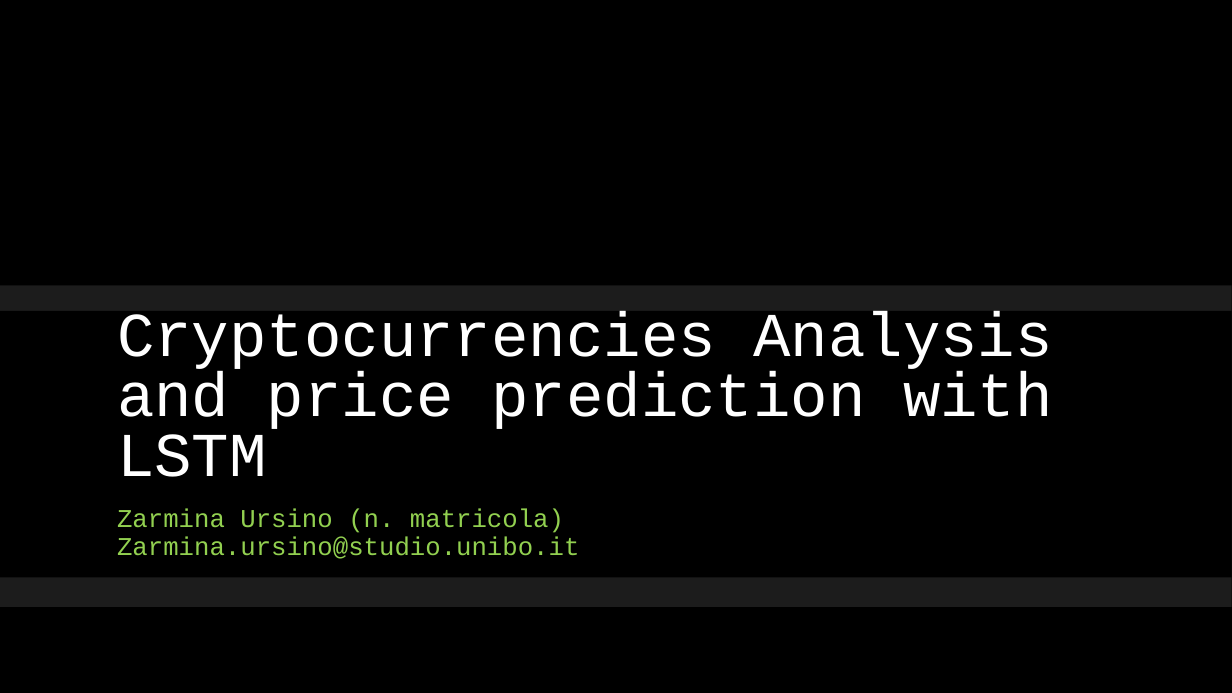
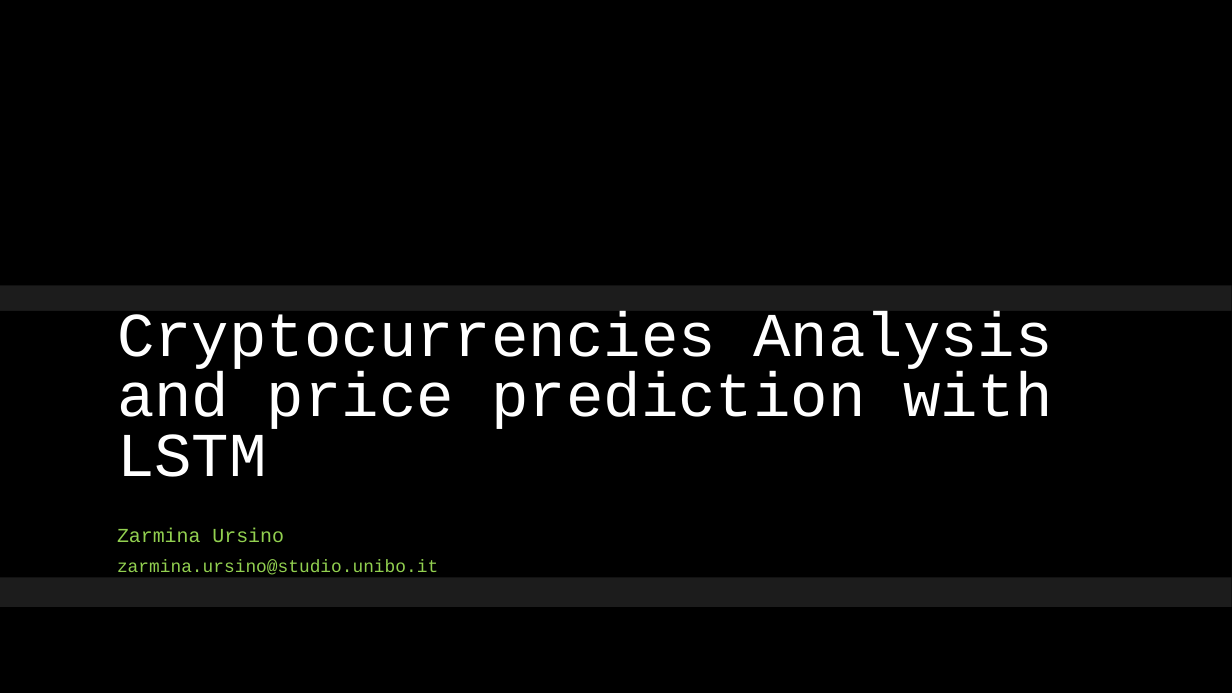
Before and after one commit to Zarmina97/Top-3-Crypto-Volatility-prediction-LSTM-GARCH, a slide deck: slide 1 of presentazione.pptx. Drawn at 1232x693 pixels with LibreOffice and Linux fonts; fonts in the diff are those of the drawing; background and template pictures are left out. Boxes give left, top, right and bottom in pixels: in the first picture for what was removed or moved away, otherwise in the second. Text is boxed around its words. In the diff, an @@ line names an element or a change of style, - is before the commit and + after.

```diff
--- a/presentazione.pptx
+++ b/presentazione.pptx
@@ subtitle at (117, 528, 438, 575): text changed; size 20 to 13.9 pt @@
-Zarmina Ursino (n. matricola)
-Zarmina.ursino@studio.unibo.it
+Zarmina Ursino
+zarmina.ursino@studio.unibo.it
```
Also in this commit, not shown: 4 other slides changed, 4 slides added, 1 slide removed.
